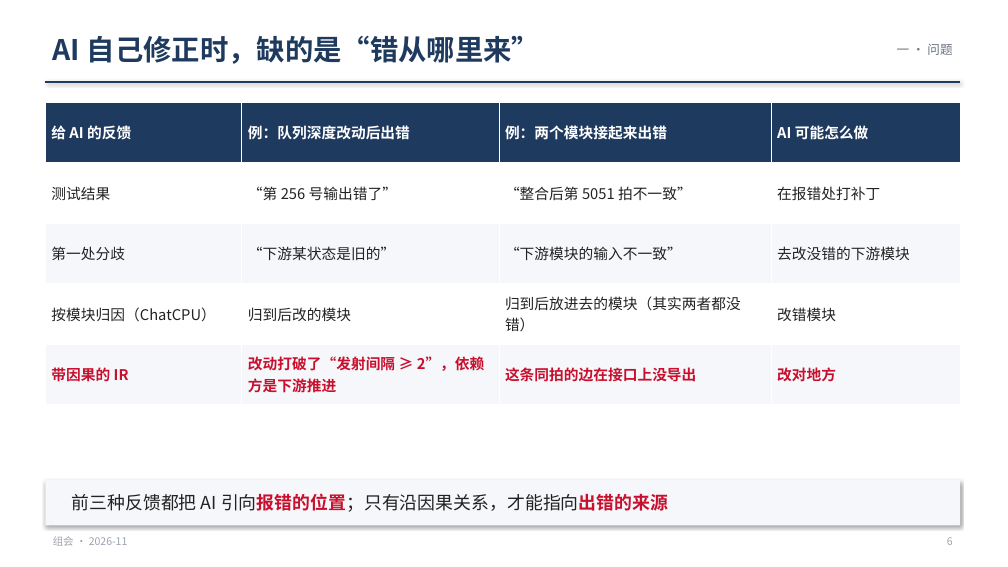
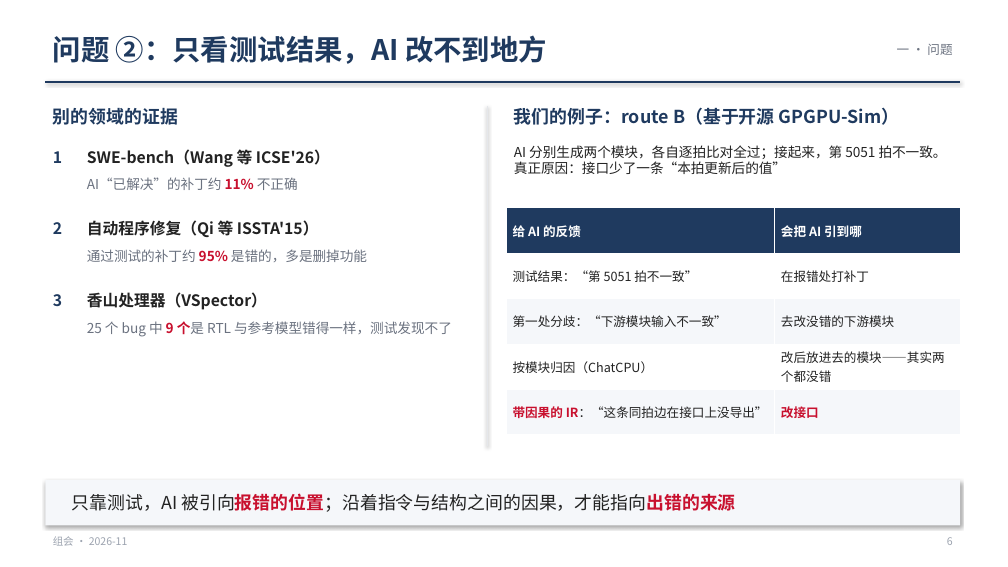
Before and after one commit to WHUDYF/PPT-generate, a slide deck: slide 6 of presentations/group_meeting_20261106/group_meeting_20261106.pptx. Drawn at 1008x567 pixels with LibreOffice and Linux fonts; fonts in the diff are those of the drawing. Boxes give left, top, right and bottom in pixels: in the first picture for what was removed or moved away, otherwise in the second. Text is boxed around its words. In the diff, an @@ line names an element or a change of style, - is before the commit and + after.

```diff
--- a/presentations/group_meeting_20261106/group_meeting_20261106.pptx
+++ b/presentations/group_meeting_20261106/group_meeting_20261106.pptx
@@ text at bbox=[53, 35, 547, 64]: text changed @@
-AI 自己修正时，缺的是“错从哪里来”
+问题 ②：只看测试结果，AI 改不到地方
@@ text added at bbox=[53, 108, 178, 125], 17 pt, text #1F3A5F, bold @@
+别的领域的证据
@@ line added from (488, 106) to (488, 446), #E5E7EB 1 pt @@
@@ text added at bbox=[514, 107, 900, 125], 17 pt, text #1F3A5F, bold @@
+我们的例子：route B（基于开源 GPGPU-Sim）
@@ text added at bbox=[87, 149, 330, 167], 15 pt, text #222222, bold @@
+SWE-bench（Wang 等 ICSE'26）
@@ text added at bbox=[514, 145, 947, 174], 13 pt, text #222222 @@
+AI 分别生成两个模块，各自逐拍比对全过；接起来，第 5051 拍不一致。真正原因：接口少了一条“本拍更新后的值”
@@ text added at bbox=[53, 151, 62, 163], 15 pt, text #1F3A5F, bold @@
+1
@@ text added at bbox=[87, 177, 298, 190], 13 pt, text #6B7280 @@
+AI“已解决”的补丁约 11% 不正确
@@ table at bbox=[507, 208, 960, 435] @@
-column 1: 给 AI 的反馈 | 测试结果 | 第一处分歧 | 按模块归因（ChatCPU） | 带因果的 IR
-column 2: 例：队列深度改动后出错 | “第 256 号输出错了” | “下游某状态是旧的” | 归到后改的模块 | 改动打破了“发射间隔 ≥ 2”，依赖方是下游推进
-column 3: 例：两个模块接起来出错 | “整合后第 5051 拍不一致” | “下游模块的输入不一致” | 归到后放进去的模块（其实两者都没错） | 这条同拍的边在接口上没导出
-column 4: AI 可能怎么做 | 在报错处打补丁 | 去改没错的下游模块 | 改错模块 | 改对地方
+column 1: 给 AI 的反馈 | 测试结果：“第 5051 拍不一致” | 第一处分歧：“下游模块输入不一致” | 按模块归因（ChatCPU） | 带因果的 IR：“这条同拍边在接口上没导出”
+column 2: 会把 AI 引到哪 | 在报错处打补丁 | 去改没错的下游模块 | 改后放进去的模块——其实两个都没错 | 改接口
@@ table: place and size @@
-table at bbox=[45, 102, 960, 405]
+table at bbox=[507, 208, 960, 435]
@@ text added at bbox=[53, 222, 62, 234], 15 pt, text #1F3A5F, bold @@
+2
@@ text added at bbox=[87, 220, 319, 237], 15 pt, text #222222, bold @@
+自动程序修复（Qi 等 ISSTA'15）
@@ text added at bbox=[87, 249, 367, 262], 13 pt, text #6B7280 @@
+通过测试的补丁约 95% 是错的，多是删掉功能
@@ text added at bbox=[53, 294, 62, 306], 15 pt, text #1F3A5F, bold @@
+3
@@ text added at bbox=[87, 292, 267, 310], 15 pt, text #222222, bold @@
+香山处理器（VSpector）
@@ text added at bbox=[87, 321, 452, 337], 13 pt, text #6B7280 @@
+25 个 bug 中 9 个是 RTL 与参考模型错得一样，测试发现不了
@@ text at bbox=[72, 493, 736, 512]: text changed @@
-前三种反馈都把 AI 引向报错的位置；只有沿因果关系，才能指向出错的来源
+只靠测试，AI 被引向报错的位置；沿着指令与结构之间的因果，才能指向出错的来源
```
Also in this commit, not shown: 3 other slides changed, 10 other files.
